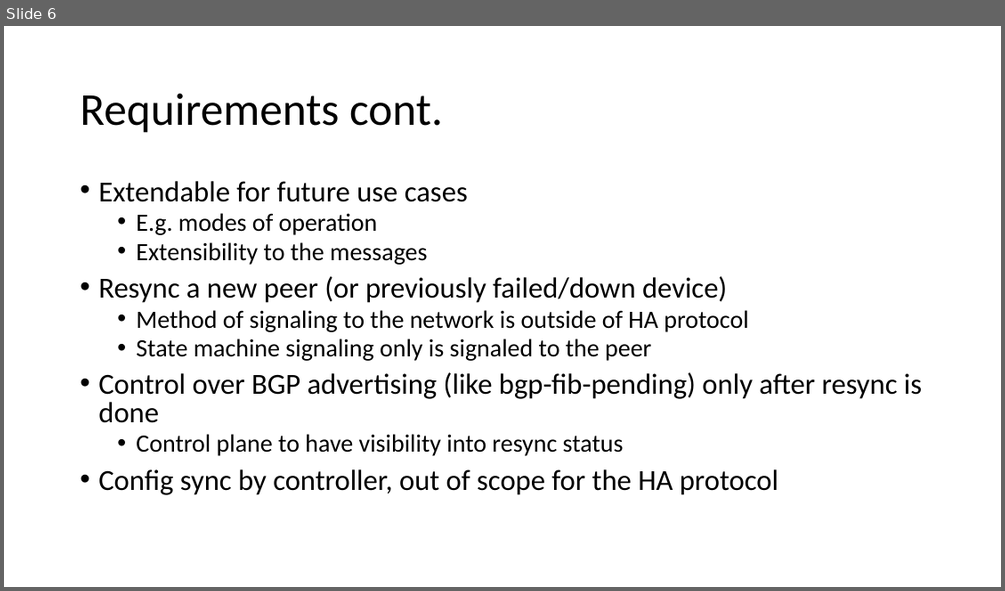
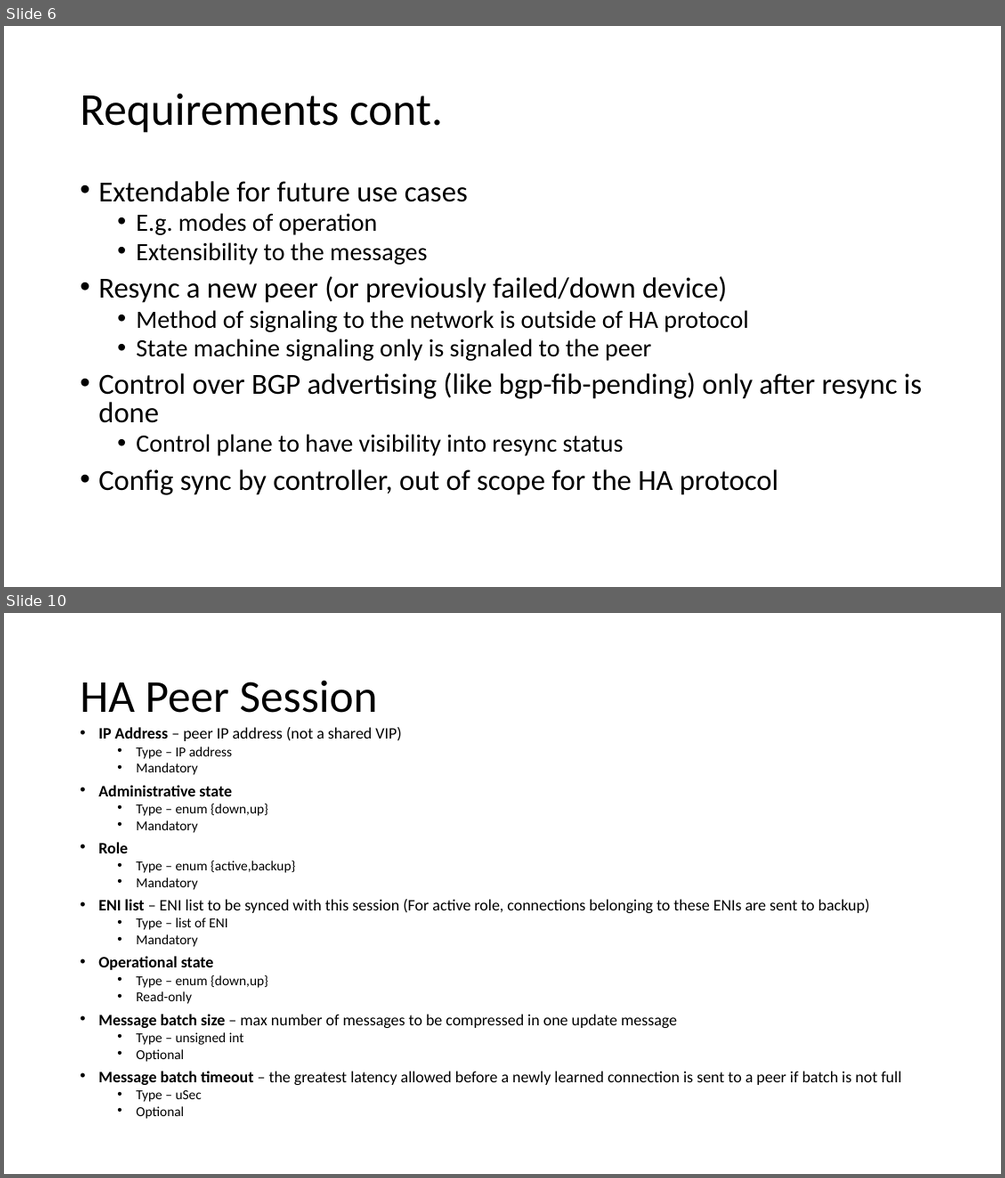
Before and after one commit to sonic-net/DASH, a slide deck: documentation/high-avail/slides/DASH High Availability.pptx. Shown one above the other, each under a label of ours: slide 6 before the commit, slides 6 and 10 after it; the slides between them are not shown. The pictures are 1005x591 and 1005x1178 pixels, drawn with LibreOffice and Linux fonts; fonts in the diff are those of the drawing. Boxes give left, top, right and bottom in pixels: in the first picture for what was removed or moved away, otherwise in the second. Text is boxed around its words. In the diff, an @@ line names an element or a change of style, - is before the commit and + after.

```diff
--- a/documentation/high-avail/slides/DASH High Availability.pptx
+++ b/documentation/high-avail/slides/DASH High Availability.pptx
@@ slide 10 added at <box>4,613,1001,1174</box>, background #FFFFFF @@
@@ title added at <box>80,680,378,713</box>, 44 pt, text #000000 @@
+HA Peer Session
@@ text added at <box>98,727,901,1119</box>, 15.4 pt, text #000000 @@
+• IP Address – peer IP address (not a shared VIP)
+  • Type – IP address
+  • Mandatory
+• Administrative state
+  • Type – enum {down,up}
+  • Mandatory
+• Role
+  • Type – enum {active,backup}
+  • Mandatory
+• ENI list – ENI list to be synced with this session (For active role, connections belonging to these ENIs are sent to backup)
+  • Type – list of ENI
+  • Mandatory
+• Operational state
+  • Type – enum {down,up}
+  • Read-only
+• Message batch size – max number of messages to be compressed in one update message
+  • Type – unsigned int
+  • Optional
+• Message batch timeout – the greatest latency allowed before a newly learned connection is sent to a peer if batch is not full
+  • Type – uSec
+  • Optional
```
Also in this commit, not shown: 1 slide changed, 4 other slides added.
